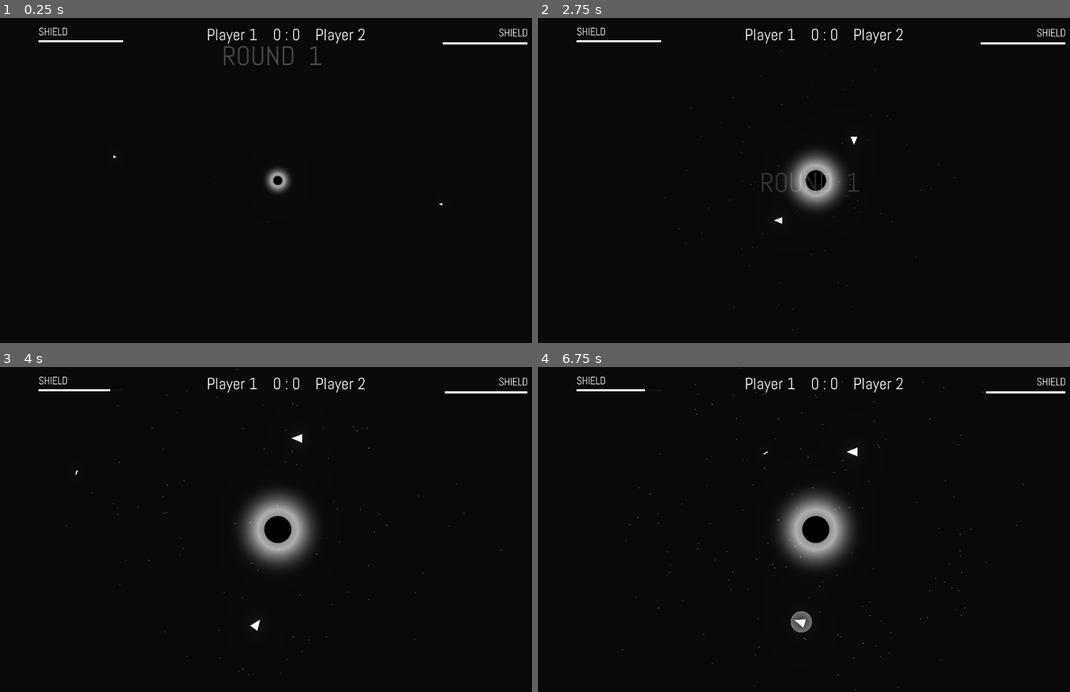
Above: before the commit, frames 1-4 (two rows, left to right).
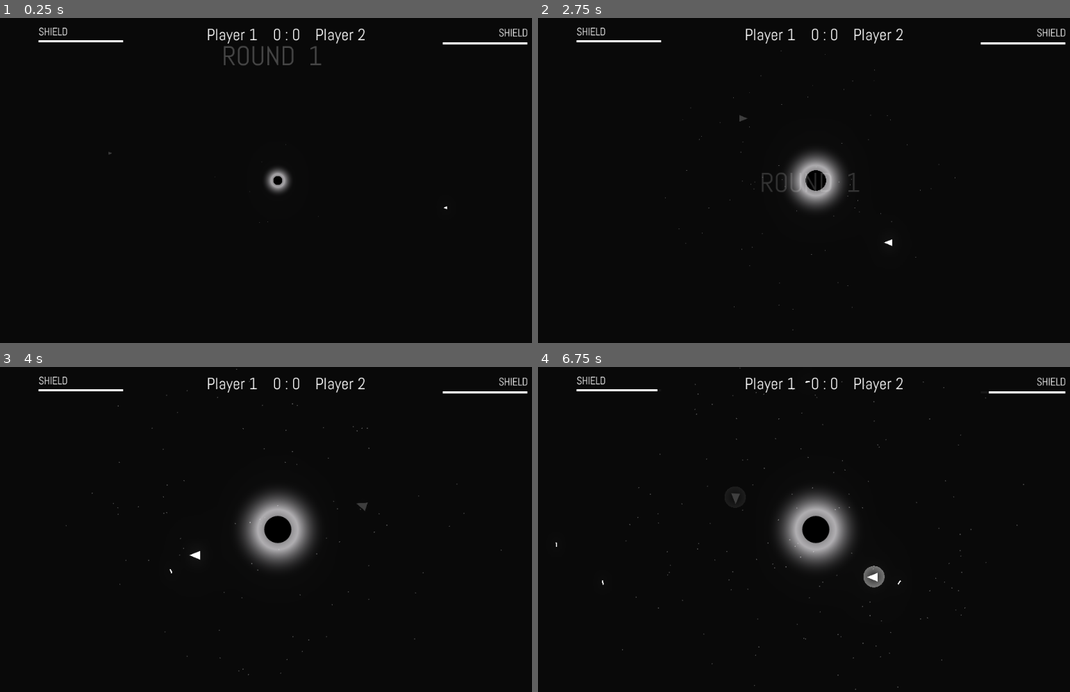
Above: after the commit, the same moments.

Repository: jhysek/gargantua-arena
Game: Godot game, scene res://Game.tscn
Same seed, same stepped clock (60 frames per second), same inputs: the game is played once before the commit and once after it. Sound files missing from this copy of the repository are replaced by a short silence.
Inputs:
- Up to frame 1 (0.25 s): no input
- Up to frame 2 (2.75 s): hold Right (ui_right) 0.53-1.28 s; tap S (ui_fire_B) at 0.6, 1.55, 2.1 s; tap W (ui_shield_B) at 0.8, 1.35, 2.3 s; hold Down (ui_down) 1.28-2.03 s; hold Right (ui_right) from 2.03 s (still down)
- Up to frame 3 (4 s): release Right (ui_right) at 2.78 s; hold Up (ui_up) 2.78-3.53 s; tap W (ui_shield_B) at 2.85, 3.8 s; tap S (ui_fire_B) at 3.05, 3.6 s; hold Left (ui_left) from 3.53 s (still down)
- Up to frame 4 (6.75 s): tap W (ui_shield_B) at 4.35, 5.3, 5.85 s; tap S (ui_fire_B) at 4.55, 5.1, 6.05, 6.6 s; release Left (ui_left) at 5.03 s; hold Down (ui_down) 5.03-5.78 s; hold Right (ui_right) 5.78-6.53 s; hold Up (ui_up) from 6.53 s (still down)

The runs differ from the first frame. In frame 1, less than 0.1% of the frame differs, in the area x 20-85%, y 41-59%; in frame 2, less than 0.1%; in frame 3, 0.2%; in frame 4, 0.5%, in the area x 3-85%, y 4-82%.

Commit message:
Simple AI 0.1

Diff:
--- a/Components/Blackhole/Blackhole.gd
+++ b/Components/Blackhole/Blackhole.gd
@@ -1,4 +1,7 @@
 extends Area2D
+
+export var MASS = 20000
+
 
 func _on_Blackhole_body_entered(body):
 	body.explode()
--- a/Components/Bullet/Bullet.gd
+++ b/Components/Bullet/Bullet.gd
@@ -1,12 +1,11 @@
 extends Area2D
 
-var BLACKHOLE_MASS = 30000
 var gravity_force = 0
 var gravity_vector = Vector2(0,0)
 var gravity_angle = 0
 
 var velocity = Vector2(0,0)
-var speed     = 30
+var speed     = 20
 
 var fired = false
 
@@ -21,7 +20,7 @@
 func _physics_process(delta):
 	if fired:
 		gravity_angle = position.angle_to_point(blackhole.position)
-		gravity_force = BLACKHOLE_MASS / global_position.distance_squared_to(blackhole.position)
+		gravity_force = blackhole.MASS / global_position.distance_squared_to(blackhole.position)
 		gravity_vector = Vector2(cos(gravity_angle), sin(gravity_angle))
 		velocity -= gravity_vector * gravity_force
 		rotation = gravity_angle - PI / 2
--- a/Components/Bullet/Bullet.tscn
+++ b/Components/Bullet/Bullet.tscn
@@ -3,10 +3,10 @@
 [ext_resource path="res://Components/Bullet/Bullet.gd" type="Script" id=1]
 [ext_resource path="res://Components/Bullet/bullet.png" type="Texture" id=2]
 
-[sub_resource type="RectangleShape2D" id=1]
+[sub_resource type="CircleShape2D" id=1]
 
 custom_solver_bias = 0.0
-extents = Vector2( 3.86406, 1.03175 )
+radius = 4.03436
 
 [node name="Bullet" type="Area2D"]
 
--- /dev/null
+++ b/Components/Ship/AI.gd
@@ -0,0 +1,84 @@
+extends Object
+
+var ship
+var game
+
+var decision_cooldown = 0.1
+
+var rotation_target
+var actions = {}
+
+var bullets
+
+func _init(controlled_ship, played_game):
+	ship = controlled_ship
+	game = played_game
+	bullets = ship.get_node("/root/Game/Bullets")
+
+
+func process(delta):
+	if decision_cooldown > 0:
+		decision_cooldown -= delta
+	else:
+		decision_cooldown = 0.2
+		calculate_actions(delta)
+
+		if is_action_just_pressed("shield") and ship.shield_power > 0:
+			ship.raise_shield()
+
+		if is_action_just_released('shield'):
+			ship.lower_shield()
+
+		if !ship.shield_raised and is_action_just_pressed("fire"):
+			ship.fire()
+
+
+		reset_actions()
+
+
+func is_action_just_pressed(action):
+	return actions.has(action) and actions[action] == 'just_pressed'
+
+func is_action_just_released(action):
+	return actions.has(action) and actions[action] == 'just_released'
+
+func is_action_pressed(action):
+	return actions.has(action) and actions[action] == 'pressed'
+
+
+func reset_actions():
+	for action in actions:
+		if actions[action] == 'just_pressed':
+			actions[action] = 'pressed'
+
+		if actions[action] == 'just_released':
+			actions[action] = null
+
+func press(action):
+	actions[action] = 'just_pressed'
+
+func release(action):
+	actions[action] = 'just_released'
+
+
+func calculate_actions(delta):
+	var taken_action = null
+	var safe_space = true
+
+	for bullet in bullets.get_children():
+		if abs(ship.position.distance_to(bullet.position)) < 120:
+			safe_space = false
+			press('shield')
+
+	if safe_space and actions.has('shield'):
+		release('shield')
+
+	if safe_space:
+		random_attacking_maneuvr()
+
+
+func random_attacking_maneuvr():
+	var action_no = randi() % 10
+
+	if action_no < 4:
+	  press('fire')
--- a/Components/Ship/Ship.gd
+++ b/Components/Ship/Ship.gd
@@ -23,12 +23,17 @@
 var dead = false
 
 var Bullet = load("res://Components/Bullet/Bullet.tscn")
+var AI     = load("res://Components/Ship/AI.gd")
+var ai
 
 onready var blackhole = get_node("/root/Game/Blackhole")
 onready var game      = get_node("/root/Game")
 
 
 func _ready():
+	if controlled == 0:
+		ai = AI.new(self, game)
+
 	set_physics_process(true)
 
 func _physics_process(delta):
@@ -38,15 +43,22 @@
 			applies_gravity = true
 	else:
 		gravity_angle = position.angle_to_point(blackhole.position)
-		gravity_force = BLACKHOLE_MASS / position.distance_squared_to(blackhole.position)
+		gravity_force = blackhole.MASS / position.distance_squared_to(blackhole.position)
 		gravity_vector = Vector2(cos(gravity_angle), sin(gravity_angle))
 		velocity -= gravity_vector * gravity_force
 
 		if shield_raised and shield_power > 0:
 			shield_power -= delta
-			game.update_shield_indicator(controlled, shield_power / 5.0 * 100)
+			var ind_number = controlled
+			if ind_number == 0:
+				ind_number = 2
+
+			game.update_shield_indicator(ind_number, shield_power / 5.0 * 100)
 			if shield_power <= 0:
 				lower_shield()
+
+		if controlled == 0:
+			ai.process(delta)
 
 		if controlled == 1:
 			if Input.is_action_just_pressed("ui_up") and shield_power > 0:
@@ -83,7 +95,7 @@
 	move_and_collide(velocity * speed * delta)
 
 func raise_shield():
-	if shield_power > 0:
+	if !dead and shield_power > 0:
 		shield_raised = true
 		$Shield.show()
 		$Shield.monitoring = true
@@ -105,18 +117,19 @@
 		if controlled == 1:
 			if game.has_node("Player2"):
 				game.score(2)
-		if controlled == 2:
+		if controlled == 2 or controlled == 0:
 			if game.has_node("Player1"):
 				game.score(1)
 
 
 func fire():
-	var bullet = Bullet.instance()
-	get_node("/root/Game").add_child(bullet)
-	bullet.position = position -Vector2(cos(rotation), sin(rotation)) * 20
-	bullet.fire(-Vector2(cos(rotation), sin(rotation)))
-	$FireSfx.play()
-	speed -= 0.2
+	if !dead:
+		var bullet = Bullet.instance()
+		get_node("/root/Game/Bullets").add_child(bullet)
+		bullet.position = position -Vector2(cos(rotation), sin(rotation)) * 20
+		bullet.fire(-Vector2(cos(rotation), sin(rotation)))
+		$FireSfx.play()
+		speed -= 0.2
 
 
 func _on_ExplosionSfx_finished():
--- a/Game.gd
+++ b/Game.gd
@@ -10,6 +10,8 @@
 func score(player_number):
 	Stats.score(player_number)
 	actualize_score()
+	$Timer.stop()
+	$Timer.wait_time = 1
 	$Timer.start()
 
 func next_round():
--- a/Game.tscn
+++ b/Game.tscn
@@ -344,6 +344,7 @@
 
 [node name="Blackhole" type="Area2D" parent="." index="2"]
 
+editor/display_folded = true
 input_pickable = true
 gravity_vec = Vector2( 0, 1 )
 gravity = 98.0
@@ -353,6 +354,7 @@
 audio_bus_name = "Master"
 script = ExtResource( 4 )
 _sections_unfolded = [ "Transform" ]
+MASS = 20000
 
 [node name="Blackhole" type="Sprite" parent="Blackhole" index="0"]
 
@@ -391,14 +393,17 @@
 
 [node name="Player1" parent="." index="3" instance=ExtResource( 6 )]
 
-position = Vector2( -1000, -130 )
+modulate = Color( 0.21875, 0.21875, 0.21875, 1 )
+position = Vector2( -1000, -150 )
 rotation = 3.14159
-velocity = Vector2( 40, 0 )
+_sections_unfolded = [ "Transform", "Visibility", "collision" ]
+velocity = Vector2( 30, 0 )
 controlled = 1
 
 [node name="Player2" parent="." index="4" instance=ExtResource( 6 )]
 
-controlled = 2
+position = Vector2( 1000, 150 )
+velocity = Vector2( -30, 0 )
 
 [node name="AnimationPlayer" type="AnimationPlayer" parent="." index="5"]
 
@@ -417,6 +422,7 @@
 
 [node name="CanvasLayer" type="CanvasLayer" parent="." index="7"]
 
+editor/display_folded = true
 layer = 1
 offset = Vector2( 0, 0 )
 rotation = 0.0
@@ -602,6 +608,8 @@
 anims/AnimStartRound = ExtResource( 7 )
 blend_times = [  ]
 
+[node name="Bullets" type="Node2D" parent="." index="10"]
+
 [connection signal="body_entered" from="Blackhole" to="Blackhole" method="_on_Blackhole_body_entered"]
 
 [connection signal="timeout" from="Timer" to="." method="_on_Timer_timeout"]
